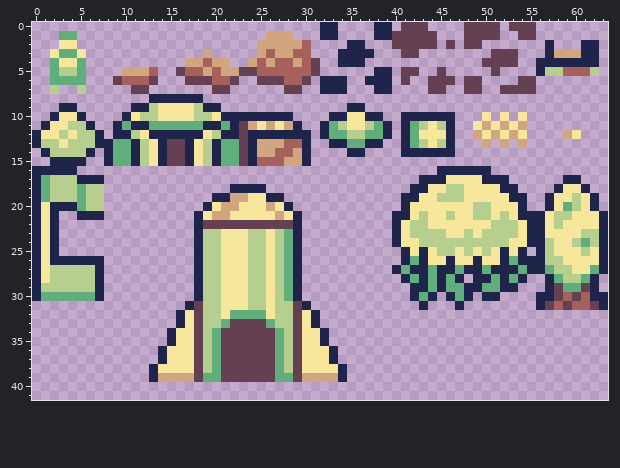
Two versions of one pixel-art sprite, src/resources/spritesheet.png. Above is the file before it was changed.
The file is 64x64 pixels. Shown: x 0..63, y 0..41.
The result:
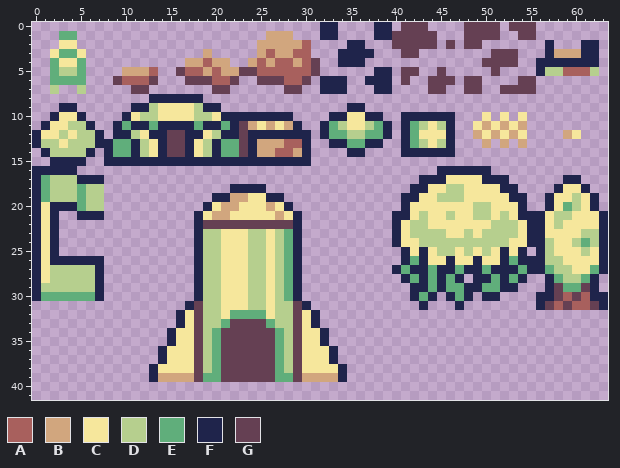
Palette (. is transparent): A #a8605d  B #d1a67e  C #f6e79c  D #b6cf8e  E #60ae7b  F #1f244b  G #654053
Change:
@@ x 7..31 @@
 10 ...FCDDCCCCDDCFFFFFFFF...
-11 ..FEFFEEEEEEFFEFGBCBCBF..
-12 F.FFDCFFFFFFCDFFGFFFFFFF.
+11 ..FEFFEFFFFEFFEFGBCBCBF..
+12 F.FFDCFFGGFFCDFFGFFFFFFF.
 13 FFEEFDCFGGFCDFEEGFBBBAAF.
 14 .FEEFDCFGGFCDFEEGFBBAABF.
-15 .FEEFDCFGGFCDFEEGFAAABBF.
+15 .FFFFFFFFFFFFFFFFFFFFFFF.
 16 .........................
Boxes around the changes in both pictures, in picture pixels (x1, y1, x2, y2):
changed: (113, 121, 302, 166)
